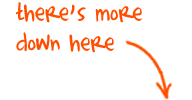
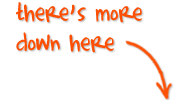
The second (192, 100) image is a revision of the first. Changes to its layers:
pixels changed over [16, 2, 174, 100] (layer not identified)
